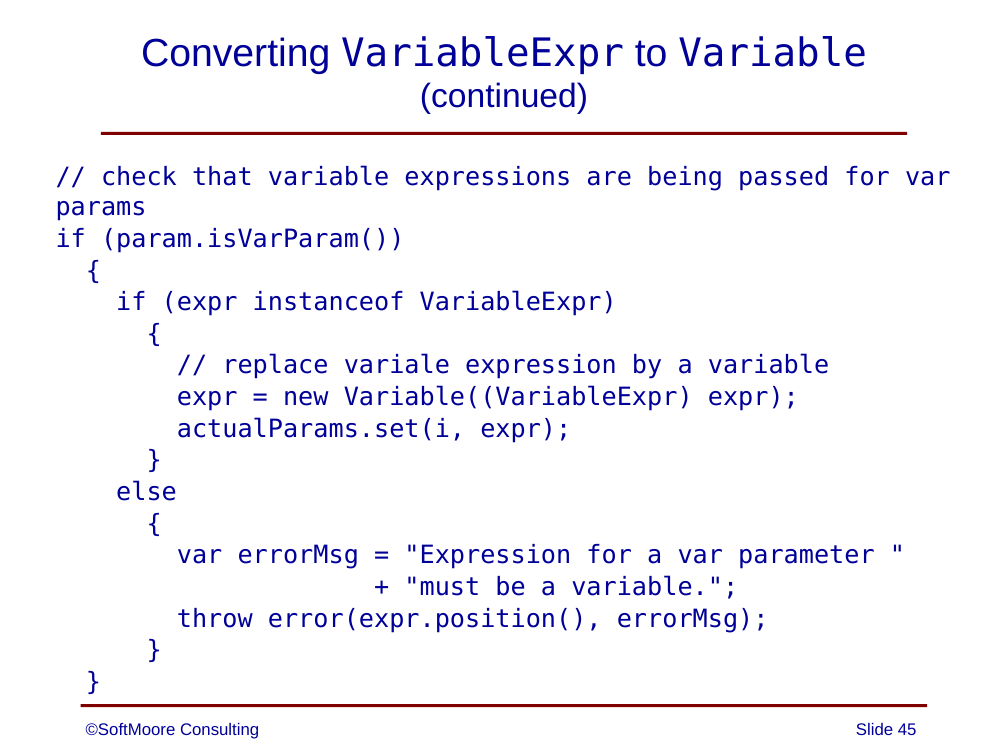
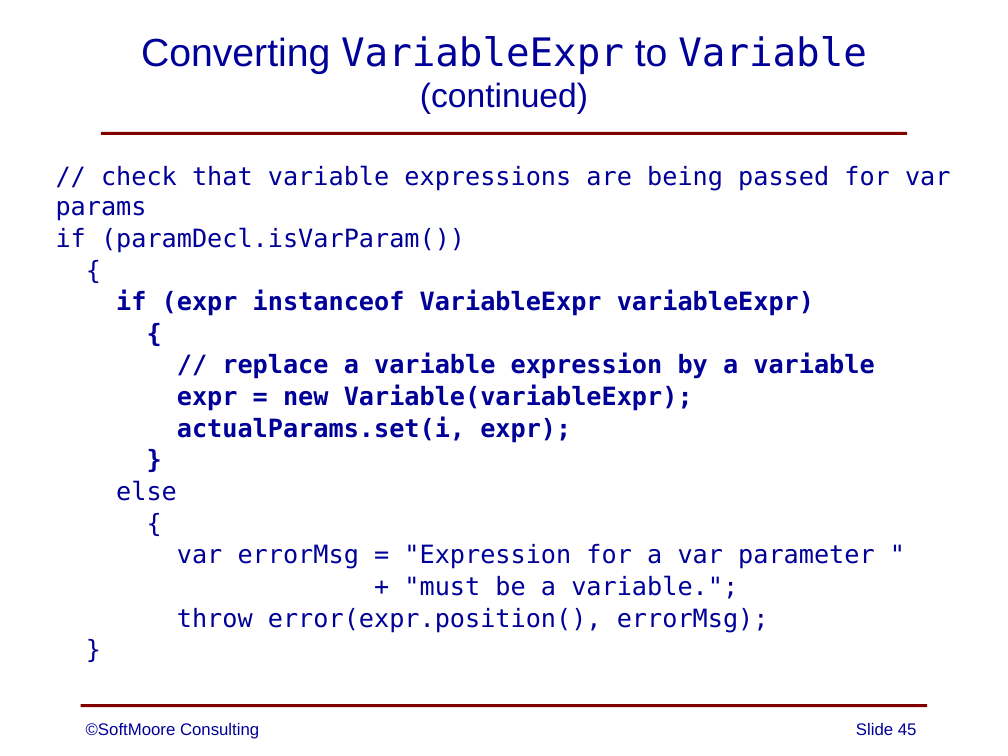
Before and after one commit to SoftMoore/CPRL-Java-4th, a slide deck: slide 45 of PowerPoints/13 - Subprograms.pptx. Drawn at 1008x756 pixels with LibreOffice and Linux fonts; fonts in the diff are those of the drawing. Boxes give left, top, right and bottom in pixels: in the first picture for what was removed or moved away, otherwise in the second. Text is boxed around its words. In the diff, an @@ line names an element or a change of style, - is before the commit and + after.

```diff
--- a/PowerPoints/13 - Subprograms.pptx
+++ b/PowerPoints/13 - Subprograms.pptx
@@ text at (56,165,951,633): paragraph removed @@
-}
@@ text at (56,227,465,253): text changed @@
-if (param.isVarParam())
+if (paramDecl.isVarParam())
@@ text at (116,289,814,316): text changed; bold on @@
-if (expr instanceof VariableExpr)
+if (expr instanceof VariableExpr variableExpr)
@@ text at (177,353,874,411): text changed; bold on @@
-// replace variale expression by a variable
-expr = new Variable((VariableExpr) expr);
+// replace a variable expression by a variable
+expr = new Variable(variableExpr);
@@ text at (177,416,571,443): bold on in "{", "actualParams.set(i, expr);", "}" @@
```
Also in this commit, not shown: 3 other slides changed.
